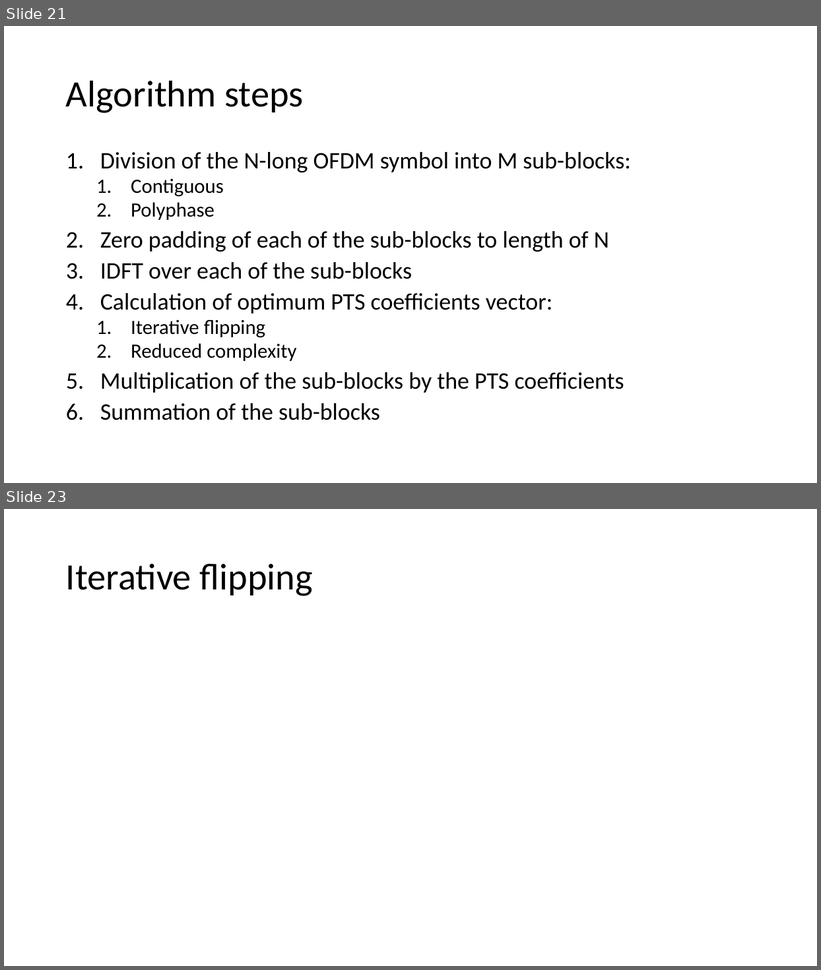
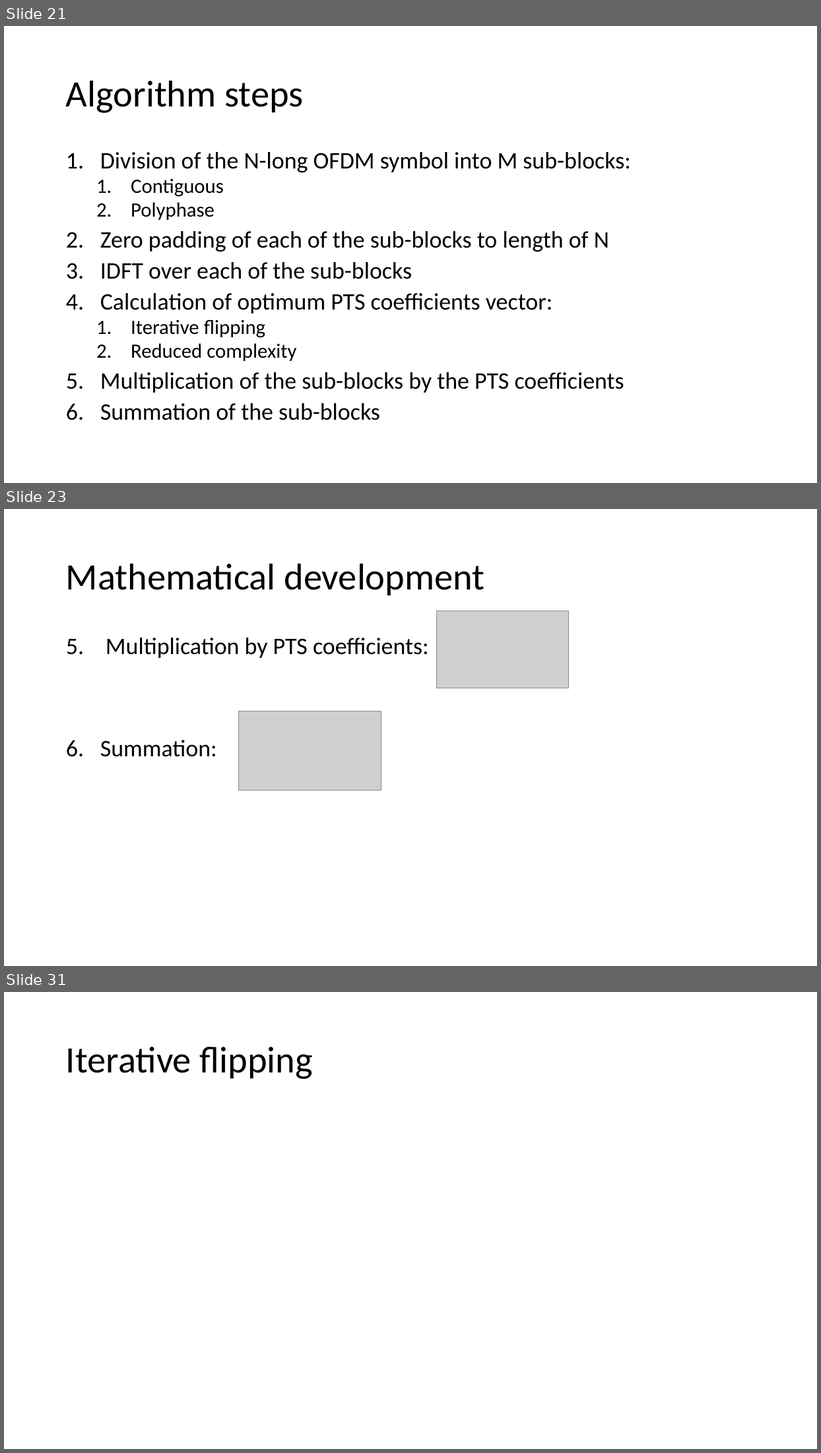
Before and after one commit to liorkissos/VLF-Simulations, a slide deck: PAPR Reduction- PTS.pptx. Shown one above the other, each under a label of ours: slides 21 and 23 before the commit, slides 21, 23 and 31 after it; the slides between them are not shown. The pictures are 821x970 and 821x1453 pixels, drawn with LibreOffice and Linux fonts; fonts in the diff are those of the drawing; grey boxes stand for pictures. Boxes give left, top, right and bottom in pixels: in the first picture for what was removed or moved away, otherwise in the second. Text is boxed around its words. In the diff, an @@ line names an element or a change of style, - is before the commit and + after.

```diff
--- a/PAPR Reduction- PTS.pptx
+++ b/PAPR Reduction- PTS.pptx
@@ slide 23 added at (4,509,817,966), background #FFFFFF @@
@@ title added at (66,563,484,595), 44 pt, text #000000 @@
+Mathematical development
@@ picture added at (437,611,568,689) @@
@@ text added at (100,638,429,757), 28 pt, text #000000 @@
+5. Multiplication by PTS coefficients:
+6. Summation:
@@ picture added at (239,712,382,791) @@
@@ what was slide 23 is now slide 31 @@
```
Also in this commit, not shown: 2 slides changed, 7 other slides added, 10 other files.
